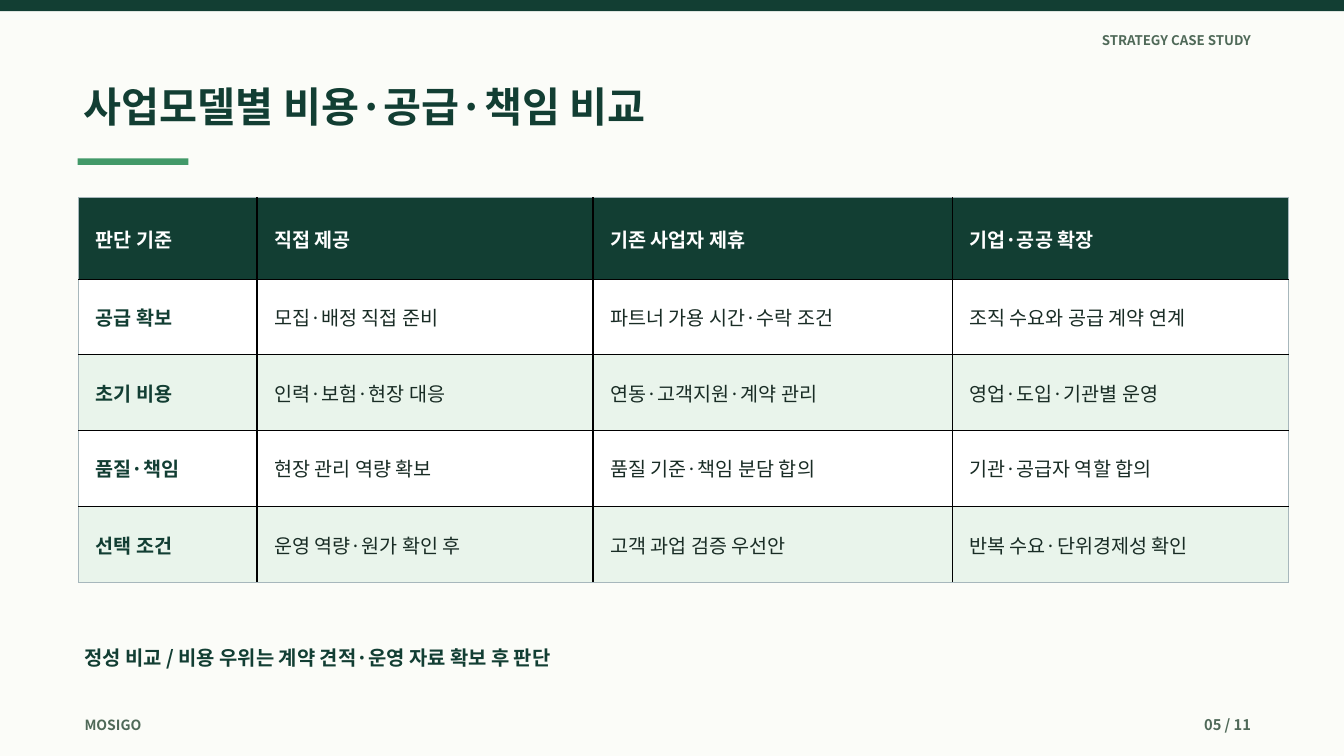
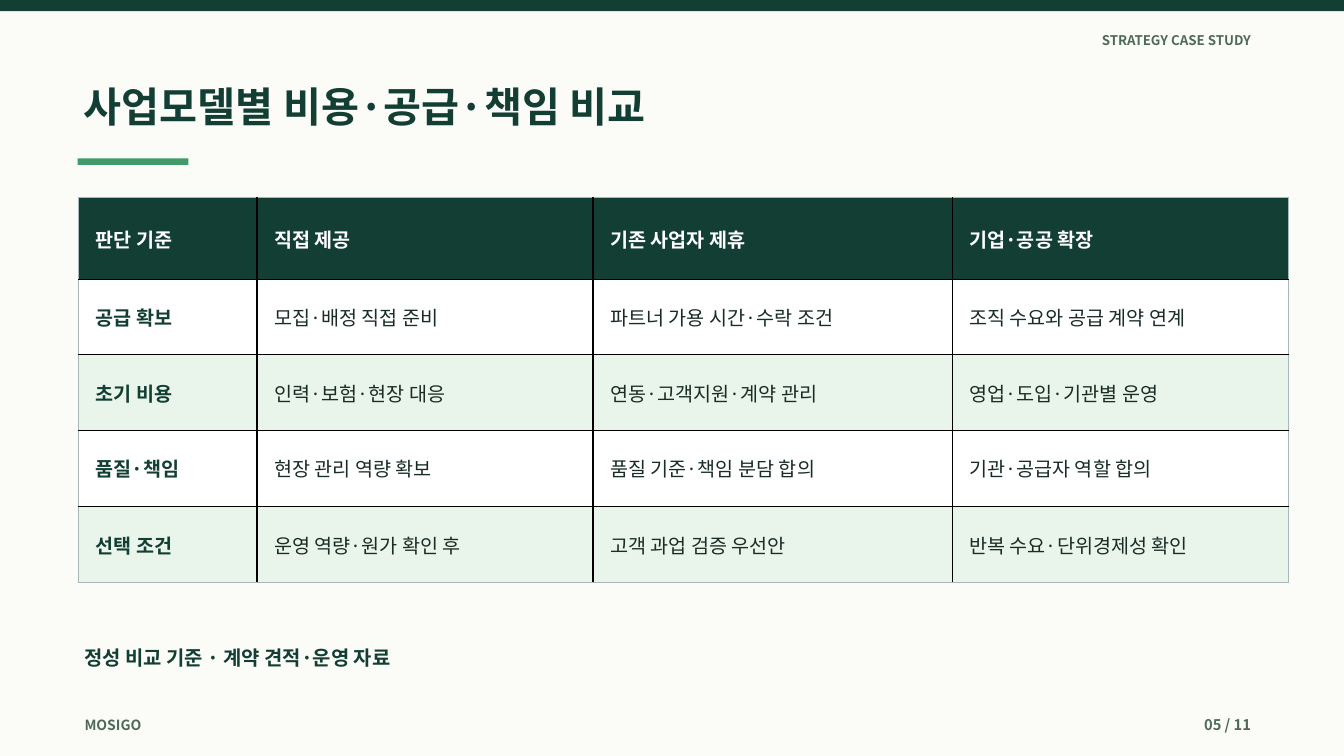
Before and after one commit to dohyunkimmm/mosigo-case-study, a slide deck: slide 5 of downloads/mosigo_report.pptx. Drawn at 1344x756 pixels with LibreOffice and Linux fonts; fonts in the diff are those of the drawing. Boxes give left, top, right and bottom in pixels: in the first picture for what was removed or moved away, otherwise in the second. Text is boxed around its words. In the diff, an @@ line names an element or a change of style, - is before the commit and + after.

```diff
--- a/downloads/mosigo_report.pptx
+++ b/downloads/mosigo_report.pptx
@@ text at (85, 648, 391, 667): text changed @@
-정성 비교 / 비용 우위는 계약 견적·운영 자료 확보 후 판단
+정성 비교 기준 · 계약 견적·운영 자료
```
Also in this commit, not shown: 4 other slides changed, 11 other files.
